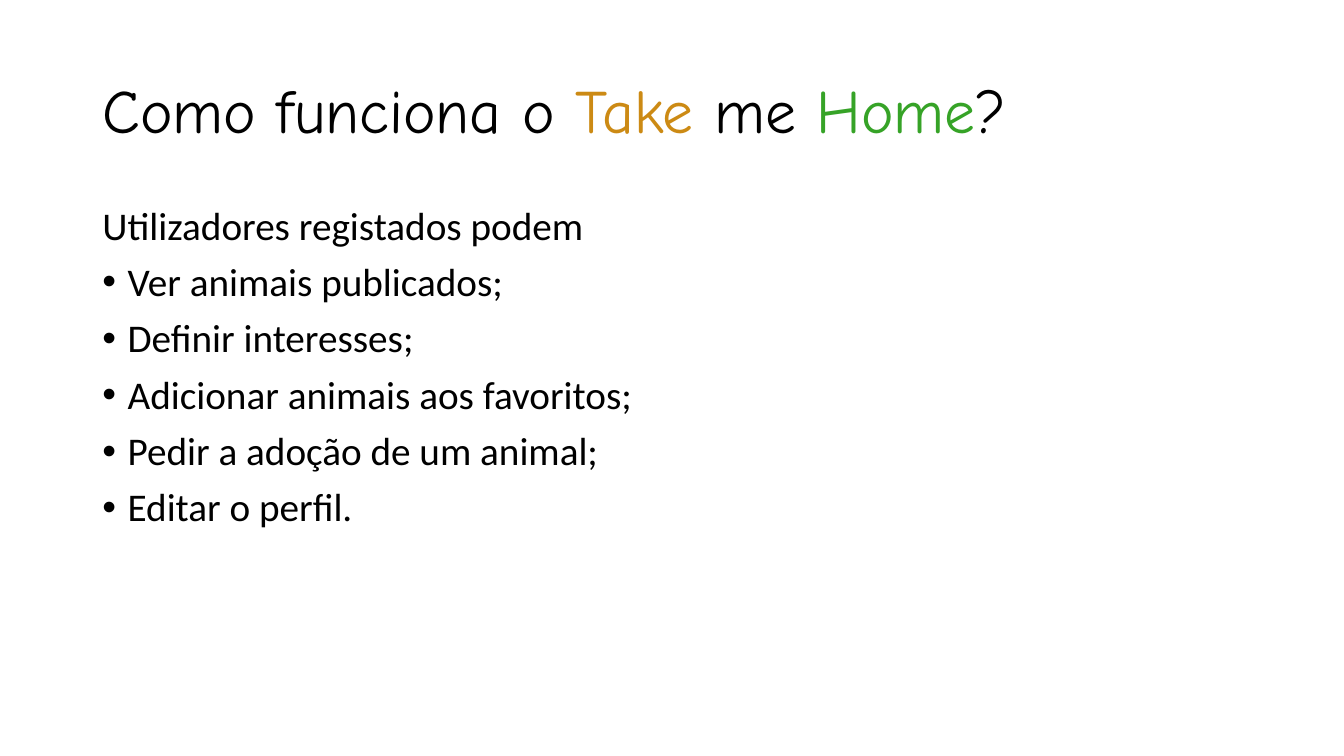
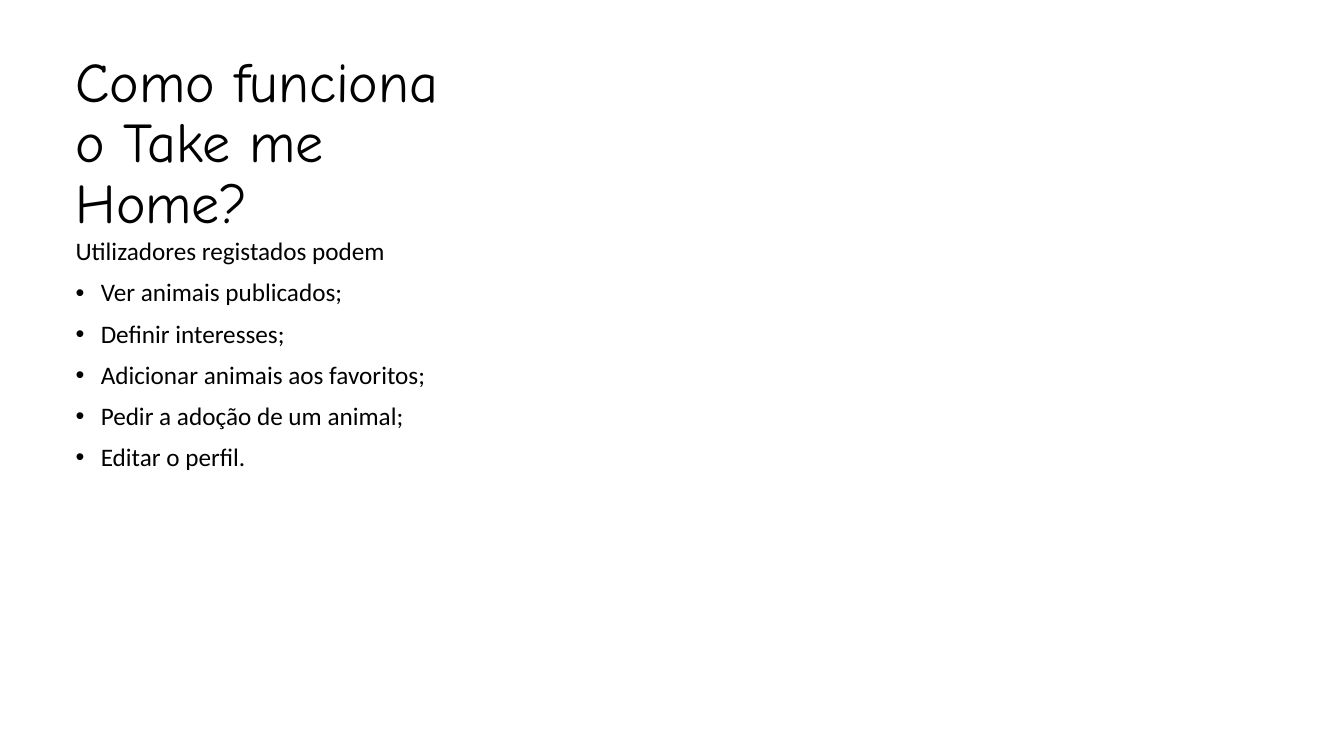
Before and after one commit to diogosousa034/pap, a slide deck: slide 4 of Take me Home.pptx. Drawn at 1344x756 pixels with LibreOffice and Linux fonts; fonts in the diff are those of the drawing; background and template pictures are left out. Boxes give left, top, right and bottom in pixels: in the first picture for what was removed or moved away, otherwise in the second. Text is boxed around its words. In the diff, an @@ line names an element or a change of style, - is before the commit and + after.

```diff
--- a/Take me Home.pptx
+++ b/Take me Home.pptx
@@ rectangle added at box(37, 35, 515, 686), fill #FFFFFF at 90% opacity, outline #FFFFFF 10 pt @@
@@ title "Como funciona o Take me ...": place and size @@
-title "Como funciona o Take me ..." at box(102, 89, 1007, 134)
+title "Como funciona o Take me ..." at box(76, 64, 438, 224)
@@ title "Como funciona o Take me ..." at box(76, 64, 438, 224): size 44 to 40 pt; text colour #CC8A14 to #000000 in "Take"; text colour #36A327 to #000000 in "Home?" @@
@@ text "Utilizadores registados podem": place and size @@
-text "Utilizadores registados podem" at box(102, 212, 632, 528)
+text "Utilizadores registados podem" at box(76, 242, 425, 470)
@@ text "Utilizadores registados podem" at box(76, 242, 425, 470): size 28 to 18 pt @@
```
Also in this commit, not shown: 3 other slides changed.
